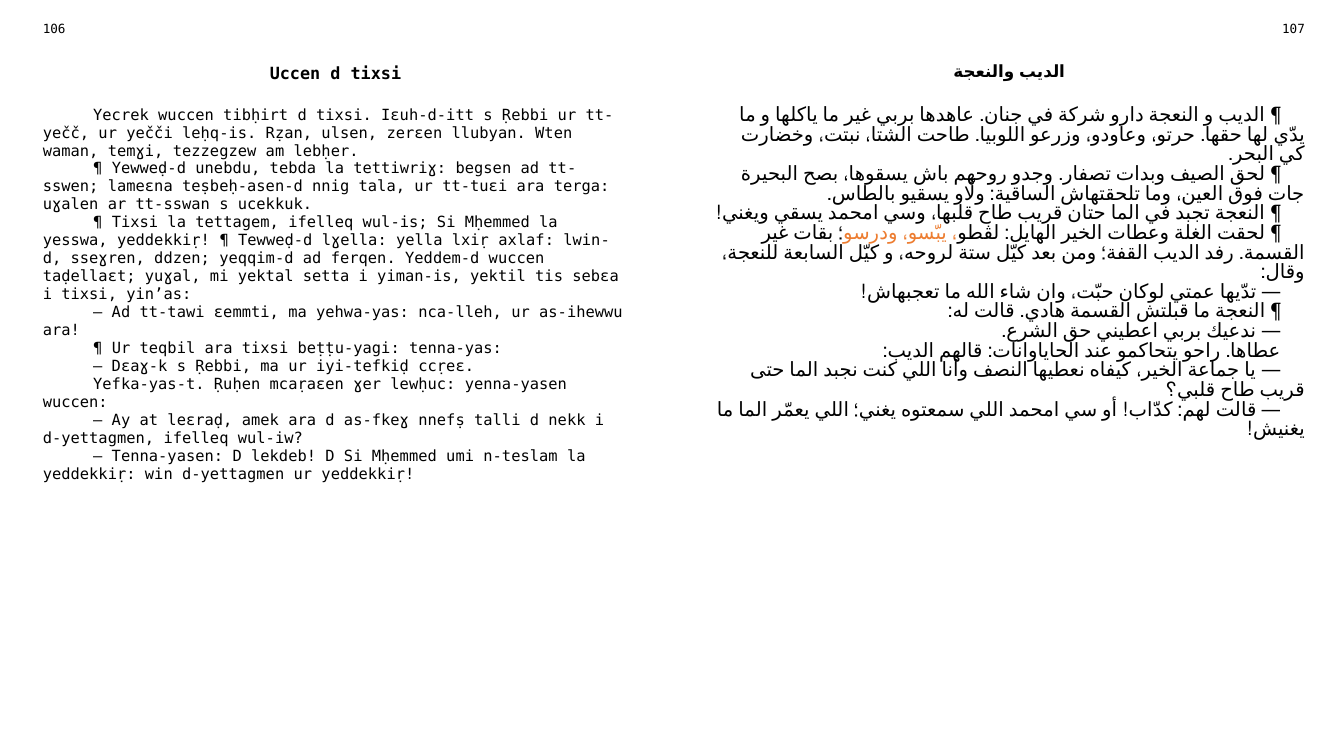
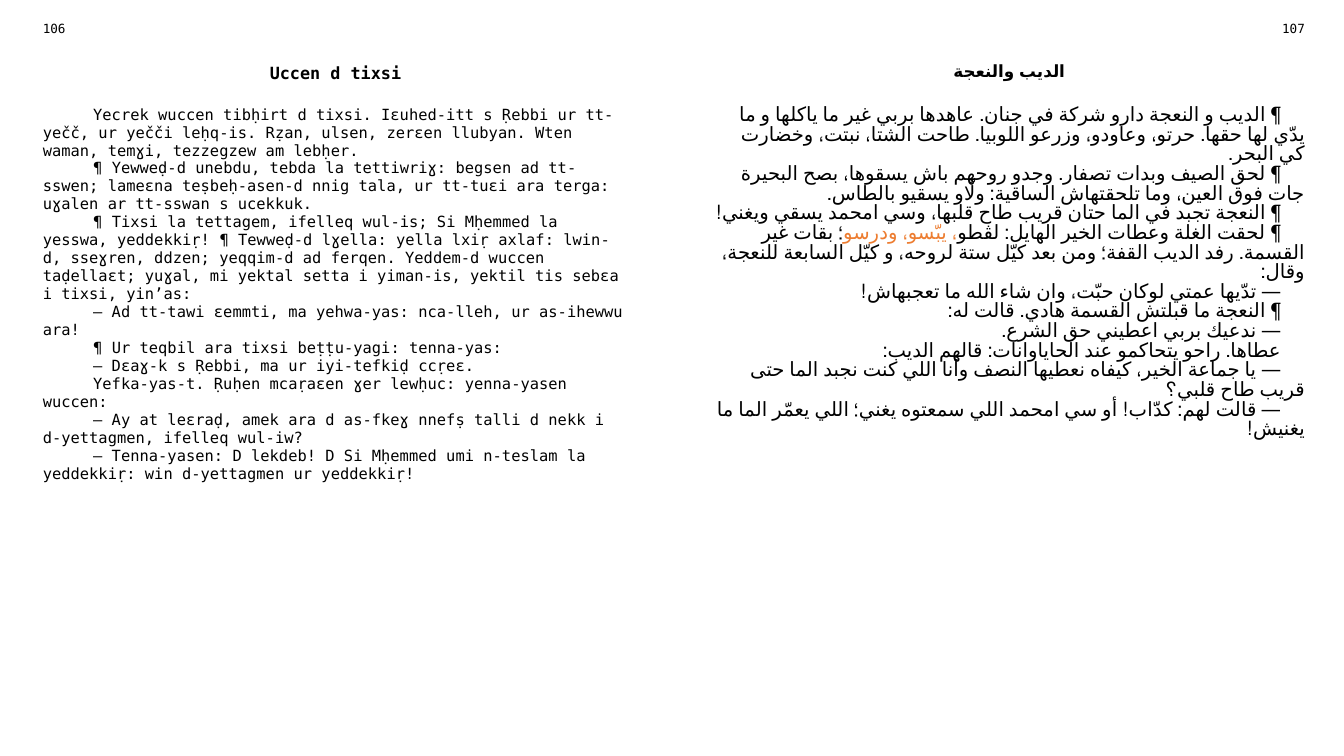
Before and after one commit to sferhah/tamacahut_n_wuccen, a slide deck: slide 51 of Uccen.ConsoleApp/Resources/pptx/uccen.arq.pptx. Drawn at 1344x756 pixels with LibreOffice and Linux fonts; fonts in the diff are those of the drawing. Boxes give left, top, right and bottom in pixels: in the first picture for what was removed or moved away, otherwise in the second. Text is boxed around its words. In the diff, an @@ line names an element or a change of style, - is before the commit and + after.

```diff
--- a/Uccen.ConsoleApp/Resources/pptx/uccen.arq.pptx
+++ b/Uccen.ConsoleApp/Resources/pptx/uccen.arq.pptx
@@ table at <box>32,16,1315,729</box> @@
-row 3, column 1: Yecrek wuccen tibḥirt d tixsi. Iɛuh-d-itt s Ṛebbi ur tt-yečč, ur yečči leḥq-is. Rẓan, ulsen, zerɛen llubyan. Wten waman, temɣi, tezzegzew am lebḥer. / ¶ Yewweḍ-d unebdu, tebda la tettiwriɣ: begsen ad tt-sswen; lameɛna teṣbeḥ-asen-d nnig tala, ur tt-tuɛi ara terga: uɣalen ar tt-sswan s ucekkuk. / ¶ Tixsi la tettagem, ifelleq wul-is; Si Mḥemmed la yesswa, yeddekkiṛ! ¶ Tewweḍ-d lɣella: yella lxiṛ axlaf: lwin-d, sseɣren, ddzen; yeqqim-d ad ferqen. Yeddem-d wuccen taḍellaɛt; yuɣal, mi yektal setta i yiman-is, yektil tis sebɛa i tixsi, yin’as: / — Ad tt-tawi ɛemmti, ma yehwa-yas: nca-lleh, ur as-ihewwu ara! / ¶ Ur teqbil ara tixsi beṭṭu-yagi: tenna-yas: / — Dɛaɣ-k s Ṛebbi, ma ur iyi-tefkiḍ ccṛeɛ. / Yefka-yas-t. Ṛuḥen mcaṛaɛen ɣer lewḥuc: yenna-yasen wuccen: / — Ay at leɛraḍ, amek ara d as-fkeɣ nnefṣ talli d nekk i d-yettagmen, ifelleq wul-iw? / — Tenna-yasen: D lekdeb! D Si Mḥemmed umi n-teslam la yeddekkiṛ: win d-yettagmen ur yeddekkiṛ!
+row 3, column 1: Yecrek wuccen tibḥirt d tixsi. Iɛuhed-itt s Ṛebbi ur tt-yečč, ur yečči leḥq-is. Rẓan, ulsen, zerɛen llubyan. Wten waman, temɣi, tezzegzew am lebḥer. / ¶ Yewweḍ-d unebdu, tebda la tettiwriɣ: begsen ad tt-sswen; lameɛna teṣbeḥ-asen-d nnig tala, ur tt-tuɛi ara terga: uɣalen ar tt-sswan s ucekkuk. / ¶ Tixsi la tettagem, ifelleq wul-is; Si Mḥemmed la yesswa, yeddekkiṛ! ¶ Tewweḍ-d lɣella: yella lxiṛ axlaf: lwin-d, sseɣren, ddzen; yeqqim-d ad ferqen. Yeddem-d wuccen taḍellaɛt; yuɣal, mi yektal setta i yiman-is, yektil tis sebɛa i tixsi, yin’as: / — Ad tt-tawi ɛemmti, ma yehwa-yas: nca-lleh, ur as-ihewwu ara! / ¶ Ur teqbil ara tixsi beṭṭu-yagi: tenna-yas: / — Dɛaɣ-k s Ṛebbi, ma ur iyi-tefkiḍ ccṛeɛ. / Yefka-yas-t. Ṛuḥen mcaṛaɛen ɣer lewḥuc: yenna-yasen wuccen: / — Ay at leɛraḍ, amek ara d as-fkeɣ nnefṣ talli d nekk i d-yettagmen, ifelleq wul-iw? / — Tenna-yasen: D lekdeb! D Si Mḥemmed umi n-teslam la yeddekkiṛ: win d-yettagmen ur yeddekkiṛ!
```
Also in this commit, not shown: 10 other slides changed, 7 other files.
